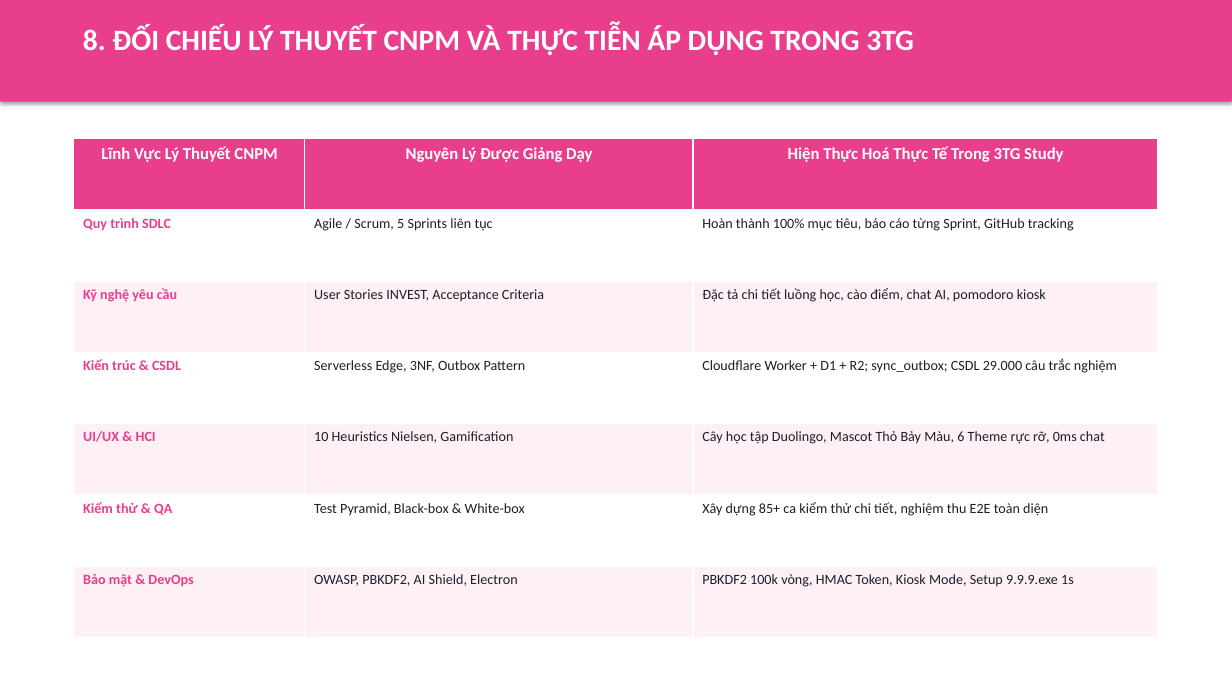
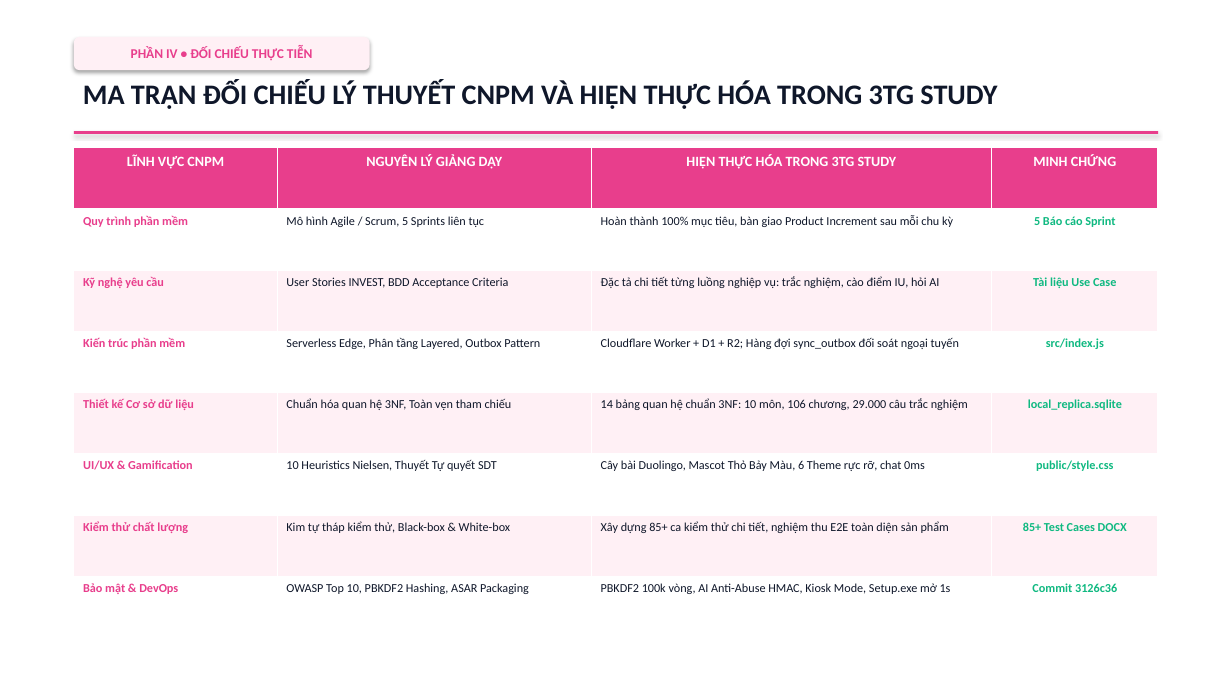
Before and after one commit to Anniehatani/appstudyAI, a slide deck: slide 8 of tổng kết dự án/Slide_Thuyet_Trinh_Tong_Ket_Mon_Hoc_TONE_PINK.pptx. Drawn at 1232x693 pixels with LibreOffice and Linux fonts; fonts in the diff are those of the drawing. Boxes give left, top, right and bottom in pixels: in the first picture for what was removed or moved away, otherwise in the second. Text is boxed around its words. In the diff, an @@ line names an element or a change of style, - is before the commit and + after.

```diff
--- a/tổng kết dự án/Slide_Thuyet_Trinh_Tong_Ket_Mon_Hoc_TONE_PINK.pptx
+++ b/tổng kết dự án/Slide_Thuyet_Trinh_Tong_Ket_Mon_Hoc_TONE_PINK.pptx
@@ rectangle removed at bbox=[0, 0, 1232, 693] @@
@@ rounded rectangle added at bbox=[74, 37, 370, 70], fill #FFF0F5, 10.5 pt, text #E83E8C, bold @@
+PHẦN IV • ĐỐI CHIẾU THỰC TIỄN
@@ text at bbox=[83, 81, 997, 109]: text changed; size 23 to 22 pt; text colour #FFFFFF to #0F172A @@
-8. ĐỐI CHIẾU LÝ THUYẾT CNPM VÀ THỰC TIỄN ÁP DỤNG TRONG 3TG
+MA TRẬN ĐỐI CHIẾU LÝ THUYẾT CNPM VÀ HIỆN THỰC HÓA TRONG 3TG STUDY
@@ table at bbox=[74, 148, 1158, 638] @@
-Lĩnh Vực Lý Thuyết CNPM | Nguyên Lý Được Giảng Dạy | Hiện Thực Hoá Thực Tế Trong 3TG Study
-Quy trình SDLC | Agile / Scrum, 5 Sprints liên tục | Hoàn thành 100% mục tiêu, báo cáo từng Sprint, GitHub tracking
-Kỹ nghệ yêu cầu | User Stories INVEST, Acceptance Criteria | Đặc tả chi tiết luồng học, cào điểm, chat AI, pomodoro kiosk
-Kiến trúc & CSDL | Serverless Edge, 3NF, Outbox Pattern | Cloudflare Worker + D1 + R2; sync_outbox; CSDL 29.000 câu trắc nghiệm
-UI/UX & HCI | 10 Heuristics Nielsen, Gamification | Cây học tập Duolingo, Mascot Thỏ Bảy Màu, 6 Theme rực rỡ, 0ms chat
-Kiểm thử & QA | Test Pyramid, Black-box & White-box | Xây dựng 85+ ca kiểm thử chi tiết, nghiệm thu E2E toàn diện
-Bảo mật & DevOps | OWASP, PBKDF2, AI Shield, Electron | PBKDF2 100k vòng, HMAC Token, Kiosk Mode, Setup 9.9.9.exe 1s
+LĨNH VỰC CNPM | NGUYÊN LÝ GIẢNG DẠY | HIỆN THỰC HÓA TRONG 3TG STUDY | MINH CHỨNG
+Quy trình phần mềm | Mô hình Agile / Scrum, 5 Sprints liên tục | Hoàn thành 100% mục tiêu, bàn giao Product Increment sau mỗi chu kỳ | 5 Báo cáo Sprint
+Kỹ nghệ yêu cầu | User Stories INVEST, BDD Acceptance Criteria | Đặc tả chi tiết từng luồng nghiệp vụ: trắc nghiệm, cào điểm IU, hỏi AI | Tài liệu Use Case
+Kiến trúc phần mềm | Serverless Edge, Phân tầng Layered, Outbox Pattern | Cloudflare Worker + D1 + R2; Hàng đợi sync_outbox đối soát ngoại tuyến | src/index.js
+Thiết kế Cơ sở dữ liệu | Chuẩn hóa quan hệ 3NF, Toàn vẹn tham chiếu | 14 bảng quan hệ chuẩn 3NF: 10 môn, 106 chương, 29.000 câu trắc nghiệm | local_replica.sqlite
+UI/UX & Gamification | 10 Heuristics Nielsen, Thuyết Tự quyết SDT | Cây bài Duolingo, Mascot Thỏ Bảy Màu, 6 Theme rực rỡ, chat 0ms | public/style.css
+Kiểm thử chất lượng | Kim tự tháp kiểm thử, Black-box & White-box | Xây dựng 85+ ca kiểm thử chi tiết, nghiệm thu E2E toàn diện sản phẩm | 85+ Test Cases DOCX
+Bảo mật & DevOps | OWASP Top 10, PBKDF2 Hashing, ASAR Packaging | PBKDF2 100k vòng, AI Anti-Abuse HMAC, Kiosk Mode, Setup.exe mở 1s | Commit 3126c36
@@ table: place and size @@
-table at bbox=[74, 139, 1158, 638]
+table at bbox=[74, 148, 1158, 638]
@@ rectangle: place and size @@
-rectangle at bbox=[0, 0, 1232, 102]
+rectangle at bbox=[74, 131, 1158, 134]
```
Also in this commit, not shown: 9 other slides changed, 1 slide added, 1 slide removed, 2 other files.
